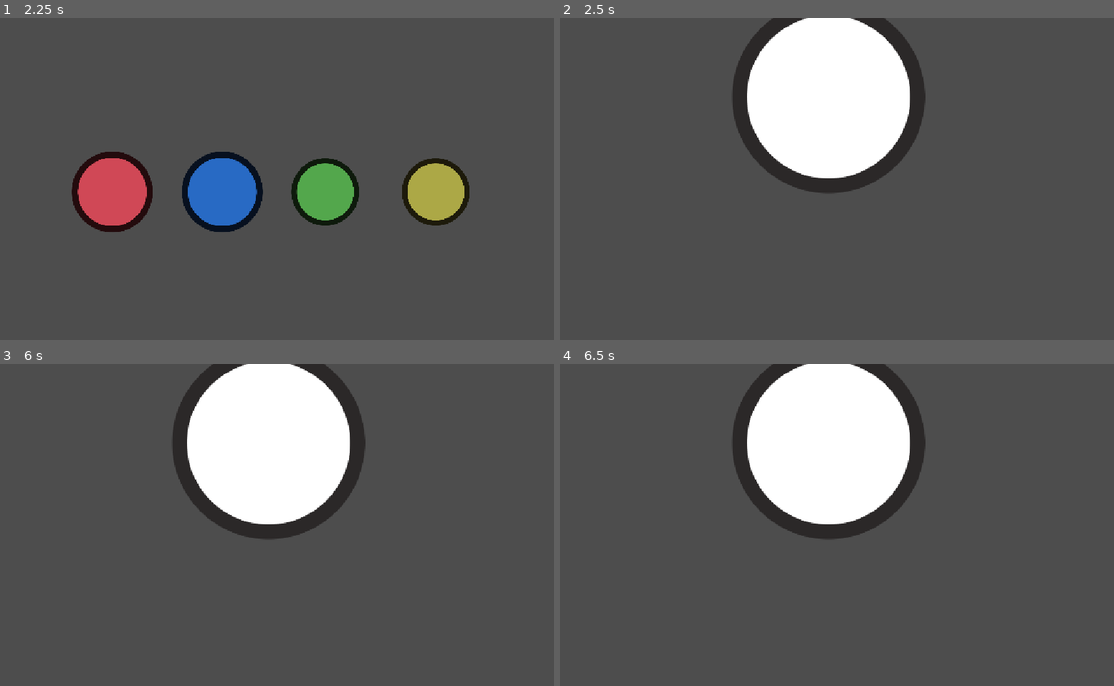
Above: before the commit, frames 1-4 (two rows, left to right).
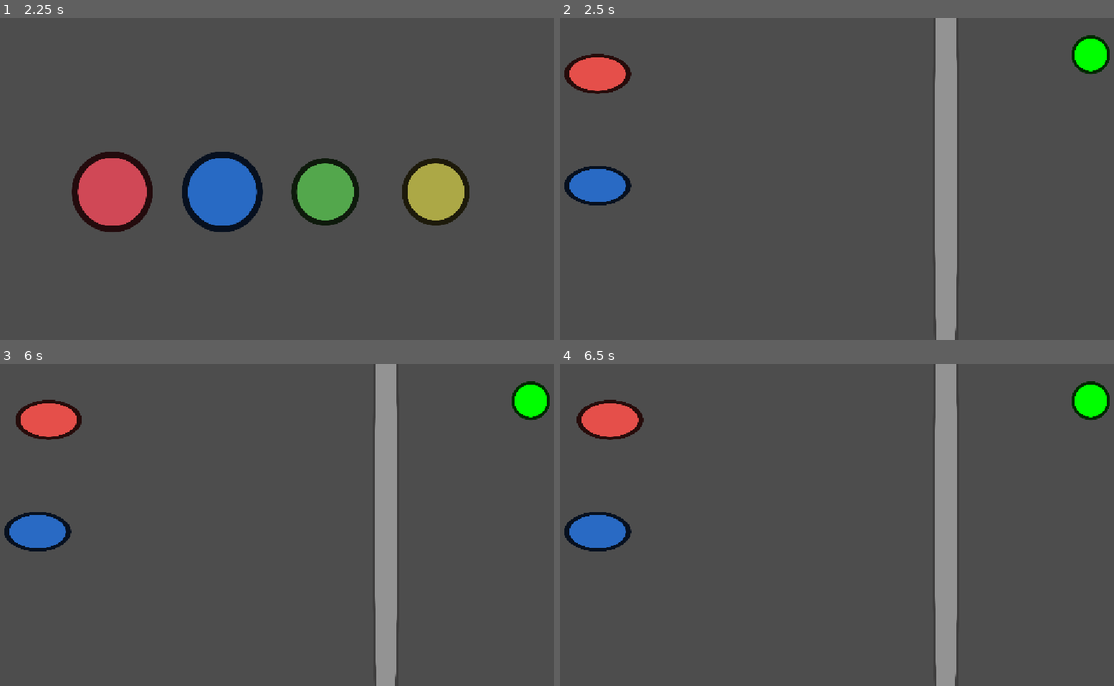
Above: after the commit, the same moments.

Repository: EduFdezSoy/MinijuegosMalagaJam
Game: Godot game, scene res://Scenes/PlayerSelection.tscn
Two runs of this game, one before a commit and one after it. Both use one fixed random seed, a clock stepped at 60 frames per second and the inputs below.
Inputs (mouse positions are in pixels of both pictures, inside the frame that each line leads up to):
- Up to frame 1 (2.25 s): tap Enter at 0.5 s; move the mouse to (398, 162) at 0.52 s; tap Space (start_button) at 0.6, 1.25, 1.55, 2 s; move the mouse to (160, 195) at 1.27 s; tap A (p1_button) at 1.35 s; move the mouse to (332, 108) at 2.02 s; tap S (p2_button) at 2.1 s
- Up to frame 2 (2.5 s): tap Space (start_button) at 2.3 s
- Up to frame 3 (6 s): tap Space (start_button) at 2.75, 3.05, 3.5, 3.8, 4.25, 4.35, 5.1 s; move the mouse to (243, 589) at 2.77 s; tap D (p3_button) at 2.85 s; move the mouse to (448, 573) at 3.52 s; tap F (p4_button) at 3.6 s; move the mouse to (99, 476) at 4.27 s; move the mouse to (304, 525) at 5.02 s; move the mouse to (188, 444) at 5.77 s; tap A (p1_button) at 5.85 s
- Up to frame 4 (6.5 s): tap Space (start_button) at 6.05 s

Frame 1 is identical in both runs. In frame 2, 22% of the frame differs, in the area x 0-100%, y 0-100%; in frame 3, 22%; in frame 4, 22%.

Commit message:
feat: minijuego base implementado en un pollito ingles feat: Cambio de minijuego al terminarlo

Diff:
--- a/Scenes/Minigames/Minijuego1.tscn
+++ b/Scenes/Minigames/Minijuego1.tscn
@@ -2,12 +2,57 @@
 
 [ext_resource type="Texture2D" uid="uid://cpdei0c4gficn" path="res://Assets/Sprites/GenericButton.png" id="1_116ni"]
 [ext_resource type="Script" uid="uid://bfslgit2kd106" path="res://Scripts/Controllers/Minigames/Minigame 1/MinigameOne.gd" id="1_u5u0k"]
+[ext_resource type="Script" uid="uid://cxd8nyje6mpp0" path="res://Scripts/Controllers/Minigames/Minigame 1/HorizontalPlayerMovement.gd" id="2_d8pki"]
+[ext_resource type="Script" uid="uid://byav5nb6ppjh" path="res://Scripts/Controllers/Minigames/Minigame 1/PollitoInglesCheck.gd" id="2_yj3q8"]
 
-[node name="Minijuego1" type="Node2D" unique_id=1996787499]
+[node name="Minijuego1" type="Node2D" unique_id=1996787499 node_paths=PackedStringArray("playersHorizontalMove", "pollitoInglesCheck")]
 script = ExtResource("1_u5u0k")
+playersHorizontalMove = NodePath("PlayersHorizontalMove")
+pollitoInglesCheck = NodePath("PollitoInglesCheck")
 
-[node name="Node2D" type="Node2D" parent="." unique_id=1122291142]
-position = Vector2(564, 159)
+[node name="PollitoInglesCheck" type="Node" parent="." unique_id=2100802978 node_paths=PackedStringArray("spriteCheck")]
+script = ExtResource("2_yj3q8")
+spriteCheck = NodePath("../Semaforo")
+winningXPosition = 940.0
 
-[node name="Sprite2D" type="Sprite2D" parent="Node2D" unique_id=2088066266]
+[node name="PlayersHorizontalMove" type="Node2D" parent="." unique_id=1122291142 node_paths=PackedStringArray("players")]
+script = ExtResource("2_d8pki")
+players = [NodePath("Jugador1"), NodePath("Jugador2"), NodePath("Jugador3"), NodePath("Jugador4")]
+playersInitialXPosition = 100
+horizontalMovementPerClick = 25.0
+movementDuration = 0.15
+
+[node name="Jugador1" type="Sprite2D" parent="PlayersHorizontalMove" unique_id=2088066266]
+modulate = Color(0.89747417, 0.31039852, 0.28828102, 1)
+position = Vector2(100.5, 149.5)
+scale = Vector2(0.34570313, 0.20507813)
 texture = ExtResource("1_116ni")
+
+[node name="Jugador2" type="Sprite2D" parent="PlayersHorizontalMove" unique_id=1423625554]
+modulate = Color(0.16078432, 0.41568628, 0.76862746, 1)
+position = Vector2(100.5, 283.23)
+scale = Vector2(0.34570313, 0.20507813)
+texture = ExtResource("1_116ni")
+
+[node name="Jugador3" type="Sprite2D" parent="PlayersHorizontalMove" unique_id=1668542855]
+modulate = Color(0.3254902, 0.654902, 0.29803923, 1)
+position = Vector2(100.5, 399.23)
+scale = Vector2(0.34570313, 0.20507813)
+texture = ExtResource("1_116ni")
+
+[node name="Jugador4" type="Sprite2D" parent="PlayersHorizontalMove" unique_id=494014490]
+modulate = Color(0.6745098, 0.65882355, 0.27450982, 1)
+position = Vector2(100.5, 515.23)
+scale = Vector2(0.34570313, 0.20507813)
+texture = ExtResource("1_116ni")
+
+[node name="Meta" type="Sprite2D" parent="." unique_id=1095134998]
+modulate = Color(1, 1, 1, 0.39607844)
+position = Vector2(940, 300)
+scale = Vector2(0.14, 3.75)
+texture = ExtResource("1_116ni")
+
+[node name="Semaforo" type="Sprite2D" parent="." unique_id=427955006]
+position = Vector2(1091, 74.000015)
+scale = Vector2(0.2, 0.2)
+texture = ExtResource("1_116ni")
--- /dev/null
+++ b/Scenes/Minigames/Minijuego1Copia.tscn
@@ -0,0 +1,58 @@
+[gd_scene format=3 uid="uid://dqwl04r112a5b"]
+
+[ext_resource type="Script" uid="uid://bfslgit2kd106" path="res://Scripts/Controllers/Minigames/Minigame 1/MinigameOne.gd" id="1_cfc6w"]
+[ext_resource type="Script" uid="uid://byav5nb6ppjh" path="res://Scripts/Controllers/Minigames/Minigame 1/PollitoInglesCheck.gd" id="2_j2xuo"]
+[ext_resource type="Script" uid="uid://cxd8nyje6mpp0" path="res://Scripts/Controllers/Minigames/Minigame 1/HorizontalPlayerMovement.gd" id="3_xbmnr"]
+[ext_resource type="Texture2D" uid="uid://cpdei0c4gficn" path="res://Assets/Sprites/GenericButton.png" id="4_vwcag"]
+
+[node name="Minijuego1" type="Node2D" unique_id=1996787499 node_paths=PackedStringArray("playersHorizontalMove", "pollitoInglesCheck")]
+script = ExtResource("1_cfc6w")
+playersHorizontalMove = NodePath("PlayersHorizontalMove")
+pollitoInglesCheck = NodePath("PollitoInglesCheck")
+
+[node name="PollitoInglesCheck" type="Node" parent="." unique_id=2100802978 node_paths=PackedStringArray("spriteCheck")]
+script = ExtResource("2_j2xuo")
+spriteCheck = NodePath("../Semaforo")
+winningXPosition = 800.0
+
+[node name="PlayersHorizontalMove" type="Node2D" parent="." unique_id=1122291142 node_paths=PackedStringArray("players")]
+script = ExtResource("3_xbmnr")
+players = [NodePath("Jugador1"), NodePath("Jugador2"), NodePath("Jugador3"), NodePath("Jugador4")]
+playersInitialXPosition = 100
+horizontalMovementPerClick = 25.0
+movementDuration = 0.15
+
+[node name="Jugador1" type="Sprite2D" parent="PlayersHorizontalMove" unique_id=2088066266]
+modulate = Color(0.89747417, 0.31039852, 0.28828102, 1)
+position = Vector2(100.5, 149.5)
+scale = Vector2(0.34570313, 0.20507813)
+texture = ExtResource("4_vwcag")
+
+[node name="Jugador2" type="Sprite2D" parent="PlayersHorizontalMove" unique_id=1423625554]
+modulate = Color(0.16078432, 0.41568628, 0.76862746, 1)
+position = Vector2(100.5, 283.23)
+scale = Vector2(0.34570313, 0.20507813)
+texture = ExtResource("4_vwcag")
+
+[node name="Jugador3" type="Sprite2D" parent="PlayersHorizontalMove" unique_id=1668542855]
+modulate = Color(0.3254902, 0.654902, 0.29803923, 1)
+position = Vector2(100.5, 399.23)
+scale = Vector2(0.34570313, 0.20507813)
+texture = ExtResource("4_vwcag")
+
+[node name="Jugador4" type="Sprite2D" parent="PlayersHorizontalMove" unique_id=494014490]
+modulate = Color(0.6745098, 0.65882355, 0.27450982, 1)
+position = Vector2(100.5, 515.23)
+scale = Vector2(0.34570313, 0.20507813)
+texture = ExtResource("4_vwcag")
+
+[node name="Meta" type="Sprite2D" parent="." unique_id=1095134998]
+modulate = Color(1, 1, 1, 0.39607844)
+position = Vector2(800, 300)
+scale = Vector2(0.14, 3.75)
+texture = ExtResource("4_vwcag")
+
+[node name="Semaforo" type="Sprite2D" parent="." unique_id=427955006]
+position = Vector2(1091, 74.000015)
+scale = Vector2(0.2, 0.2)
+texture = ExtResource("4_vwcag")
--- a/Scenes/Minigames/Minijuego2.tscn
+++ b/Scenes/Minigames/Minijuego2.tscn
@@ -1,8 +1,10 @@
 [gd_scene format=3 uid="uid://cdgfbmswqylwo"]
 
 [ext_resource type="Texture2D" uid="uid://cpdei0c4gficn" path="res://Assets/Sprites/GenericButton.png" id="1_3qinl"]
+[ext_resource type="Script" uid="uid://bfslgit2kd106" path="res://Scripts/Controllers/Minigames/Minigame 1/MinigameOne.gd" id="1_4y7mn"]
 
 [node name="Minijuego2" type="Node2D" unique_id=241074848]
+script = ExtResource("1_4y7mn")
 
 [node name="GenericButton" type="Sprite2D" parent="." unique_id=1765706520]
 position = Vector2(231, 477)
--- a/Scenes/PlayerSelection.tscn
+++ b/Scenes/PlayerSelection.tscn
@@ -5,6 +5,7 @@
 [ext_resource type="Script" uid="uid://cogkluld14x1i" path="res://Scripts/Controllers/RoundController.gd" id="4_2ny7y"]
 [ext_resource type="Script" uid="uid://c8xhspffwdh2y" path="res://Scripts/StartButton.gd" id="4_mpou1"]
 [ext_resource type="PackedScene" uid="uid://bymi3w6nfe84" path="res://Scenes/Minigames/Minijuego1.tscn" id="5_f0lok"]
+[ext_resource type="PackedScene" uid="uid://dqwl04r112a5b" path="res://Scenes/Minigames/Minijuego1Copia.tscn" id="6_y4jts"]
 
 [node name="PlayerSelection" type="Node2D" unique_id=1452936896]
 
@@ -55,7 +56,7 @@
 
 [node name="RoundController" type="Node" parent="." unique_id=1558029353]
 script = ExtResource("4_2ny7y")
-availableMinigames = Array[PackedScene]([ExtResource("5_f0lok")])
-minigamesInTheRound = 1
+availableMinigames = Array[PackedScene]([ExtResource("5_f0lok"), ExtResource("6_y4jts")])
+minigamesInTheRound = 2
 
 [node name="MinigameContainer" type="Node" parent="." unique_id=741273415]
--- /dev/null
+++ b/Scripts/Controllers/Minigames/Minigame 1/HorizontalPlayerMovement.gd
@@ -0,0 +1,91 @@
+extends Node
+class_name HorizontalPlayerMovement
+@export var players: Array[Node2D]
+var activePlayersInGame: Array[int]
+var playersPositions: Array[Vector2]
+var pendingMovementTime: Array[float] = []
+@export var playersInitialXPosition = 30
+@export var horizontalMovementPerClick: float = 10
+@export var movementDuration: float = 0.2
+
+func SetPlayersPosition(activePlayers: Array[int]) -> void:
+	activePlayersInGame = activePlayers
+	InitializePlayersPositions(activePlayers.size())
+
+
+func MovePlayer(id: int) -> void:
+	var index: int = id - 1
+
+	if index < 0 or index >= players.size():
+		return
+
+	if not activePlayersInGame.has(id):
+		return
+
+	playersPositions[index].x += horizontalMovementPerClick
+	pendingMovementTime[index] += movementDuration
+
+func _process(delta: float) -> void:
+	MovePlayersToCurrentPosition(delta)
+
+#Cada frame se mueven los jugadores a la posición que deberían estar, con una velocidad fija
+func MovePlayersToCurrentPosition(delta: float) -> void:
+	var movementSpeed: float = horizontalMovementPerClick / movementDuration
+
+	for playerNumber in players.size():
+		if pendingMovementTime[playerNumber] <= 0.0:
+			continue
+
+		var timeToMove: float = minf(
+			delta,
+			pendingMovementTime[playerNumber]
+		)
+
+		var distanceToMove: float = movementSpeed * timeToMove
+
+		players[playerNumber].position.x = move_toward(
+			players[playerNumber].position.x,
+			playersPositions[playerNumber].x,
+			distanceToMove
+		)
+
+		pendingMovementTime[playerNumber] -= timeToMove
+
+		if pendingMovementTime[playerNumber] < 0.001:
+			pendingMovementTime[playerNumber] = 0.0
+
+#Inicializamos los Node2D de los jugadores
+func InitializePlayersPositions(playersNumber:int) -> void:
+	var screenSize: Vector2 = DisplayServer.window_get_size()
+	var playerScreenSize: float = screenSize.y / playersNumber
+	var screenYPosition: float =  + (playerScreenSize / 2.0)
+	var screenXPosition: float = playersInitialXPosition
+
+	playersPositions.clear()
+	pendingMovementTime.clear()
+
+	playersPositions.resize(players.size())
+	pendingMovementTime.resize(players.size())
+	pendingMovementTime.fill(0.0)
+
+	for player in range(players.size()):
+		if activePlayersInGame.has(player + 1):
+			players[player].show()
+			players[player].position = Vector2(screenXPosition,screenYPosition)
+			screenYPosition += playerScreenSize
+
+			playersPositions[player] = players[player].position
+		else:
+			players[player].hide()
+			playersPositions[player] = Vector2.ZERO
+
+func GetPlayerCurrentPositions() -> Array[Vector2]:
+	var current_positions: Array[Vector2] = []
+
+	for player in players:
+		current_positions.append(player.position)
+
+	return current_positions
+
+func GetPlayersPendingMovementTime() -> Array[float]:
+	return pendingMovementTime
--- a/Scripts/Controllers/Minigames/Minigame 1/MinigameOne.gd
+++ b/Scripts/Controllers/Minigames/Minigame 1/MinigameOne.gd
@@ -1,20 +1,26 @@
 extends MinigameBase
 
 var playerPresses: Dictionary[int, int] = {}
-
+@export var playersHorizontalMove: HorizontalPlayerMovement
+@export var pollitoInglesCheck: PollitoInglesCheck
 
 func OnMinigameStarted() -> void:
 	for player_id in activePlayerIds:
 		playerPresses[player_id] = 0
 
+	playersHorizontalMove.SetPlayersPosition(activePlayerIds)
+	pollitoInglesCheck.StartGame(playersHorizontalMove)
+	if not pollitoInglesCheck.gameFinished.is_connected(GameEnded):
+		pollitoInglesCheck.gameFinished.connect(GameEnded)
+
+func GameEnded(winner:int)-> void:
+	ScoreManager.AddScore(winner,1)
+	StopMinigame()
+	print("Se acabo el juego")
+	await get_tree().create_timer(2).timeout
+	MinigamesController.NextMinigame()
+
 
 func OnPlayerPressed(playerId: int) -> void:
 	playerPresses[playerId] += 1
-
-	print(
-		"Jugador ", playerId,
-		" ha pulsado ", playerPresses[playerId],
-        " veces."
-	)
-func FinishMinigame(results: Dictionary) -> void:
-	pass
+	playersHorizontalMove.MovePlayer(playerId)
--- /dev/null
+++ b/Scripts/Controllers/Minigames/Minigame 1/PollitoInglesCheck.gd
@@ -0,0 +1,117 @@
+
+extends Node
+class_name PollitoInglesCheck
+
+signal playerEliminated(playerId: int)
+signal playerWon(playerId: int)
+signal gameFinished(winner: int)
+
+@export var spriteCheck: Sprite2D
+
+var playerMovement: HorizontalPlayerMovement
+@export var winningXPosition: float = 1000.0
+
+@export var minMovementTime: float = 2.0
+@export var maxMovementTime: float = 5.0
+@export var minLookingTime: float = 1.0
+@export var maxLookingTime: float = 4.0
+
+var gameRunning: bool = false
+var isLooking: bool = false
+
+var playersInGame: Array[int] = []
+var winners: Array[int] = []
+var eliminatedPlayers: Array[int] = []
+
+
+func StartGame(playerMov: HorizontalPlayerMovement) -> void:
+	playerMovement = playerMov
+
+	playersInGame = playerMovement.activePlayersInGame.duplicate()
+	winners.clear()
+	eliminatedPlayers.clear()
+
+	if playersInGame.is_empty():
+		push_warning("No hay jugadores en la partida.")
+		return
+
+	gameRunning = true
+	isLooking = false
+
+	_RunGameLoop()
+
+
+func _RunGameLoop() -> void:
+	while gameRunning:
+		# Fase 1: los jugadores pueden moverse.
+		isLooking = false
+		spriteCheck.modulate = Color.GREEN
+		await get_tree().create_timer(
+			randf_range(minMovementTime, maxMovementTime)
+		).timeout
+
+		if not gameRunning:
+			return
+
+		# Fase 2: el pollito está mirando.
+		isLooking = true
+		spriteCheck.modulate = Color.RED
+		await get_tree().create_timer(
+			randf_range(minLookingTime, maxLookingTime)
+		).timeout
+
+		if not gameRunning:
+			return
+
+
+func _process(_delta: float) -> void:
+	if not gameRunning:
+		return
+
+	var positions := playerMovement.GetPlayerCurrentPositions()
+	var pendingTimes := playerMovement.GetPlayersPendingMovementTime()
+
+	for playerId in playersInGame.duplicate():
+		if winners.has(playerId) or eliminatedPlayers.has(playerId):
+			continue
+
+		var index: int = playerId - 1
+
+		if index < 0 or index >= positions.size():
+			continue
+
+		# Comprobar si el jugador ha llegado a la meta.
+		if positions[index].x >= winningXPosition:
+			_FinishPlayer(playerId, true)
+			continue
+
+		# Si el pollito está mirando, si alguien se mueve, se elimina
+		if isLooking and pendingTimes[index] > 0.0:
+			_FinishPlayer(playerId, false)
+
+	# La partida termina cuando gana alguien o todos son eliminados
+	if (winners.size() >= 1) or eliminatedPlayers.size() >= playersInGame.size():
+		gameRunning = false
+		isLooking = false
+		if(winners.size()>=1):
+			gameFinished.emit(winners[0])
+		else:
+			gameFinished.emit(0)
+
+
+func _FinishPlayer(playerId: int, won: bool) -> void:
+	var index: int = playerId - 1
+
+	if won:
+		winners.append(playerId)
+		playerWon.emit(playerId)
+	else:
+		eliminatedPlayers.append(playerId)
+		playerEliminated.emit(playerId)
+
+	# Detener el movimiento pendiente del jugador.
+	playerMovement.pendingMovementTime[index] = 0.0
+	playerMovement.playersPositions[index] = playerMovement.players[index].position
+
+	# Quitamos al jugador de la partida para que no pueda seguir moviendose
+	playerMovement.activePlayersInGame.erase(playerId)
--- a/Scripts/Controllers/Minigames/MinigameBase.gd
+++ b/Scripts/Controllers/Minigames/MinigameBase.gd
@@ -15,12 +15,8 @@
 func Initialize(players: Array[int]) -> void:
 	activePlayerIds = players.duplicate()
 
-	if not InputController.playerButtonPressed.is_connected(
-		OnInputPlayerPressed
-	):
-		InputController.playerButtonPressed.connect(
-			OnInputPlayerPressed
-		)
+	if not InputController.playerButtonPressed.is_connected(OnInputPlayerPressed):
+		InputController.playerButtonPressed.connect(OnInputPlayerPressed)
 
 	minigameEnabled = true
 	OnMinigameStarted()
@@ -47,14 +43,8 @@
 	pass
 
 
-# Termina el minijuego y emite la signal
-func FinishMinigame(results: Dictionary) -> void:
-	if not minigameEnabled:
-		return
-
-	minigameEnabled = false
-	minigameFinished.emit(results)
-
 
 func StopMinigame() -> void:
 	minigameEnabled = false
+	if InputController.playerButtonPressed.is_connected(OnInputPlayerPressed):
+		InputController.playerButtonPressed.disconnect(OnInputPlayerPressed)
--- /dev/null
+++ b/Scripts/Controllers/MinigamesController.gd
@@ -0,0 +1,14 @@
+extends Node
+
+var currentMinigame: int
+var roundController: RoundController
+
+func StartMinigameController(roundC: RoundController) -> void:
+	roundController = roundC
+
+func NextMinigame() -> void:
+	roundController.NextMinigame()
+	if(roundController.IsRoundFinish()):
+		print("Se acabó la ronda")
+	else:
+		SceneManager.LoadCurrentMinigame()
--- a/Scripts/Controllers/RoundController.gd
+++ b/Scripts/Controllers/RoundController.gd
@@ -11,6 +11,10 @@
 var scenesInRound: Array[PackedScene] = []
 
 var currentMinigame: int = 0
+
+func _ready() -> void:
+	SceneManager.InitializeSceneManager(self)
+	MinigamesController.StartMinigameController(self)
 
 func CreateRound() -> void:
 	scenesInRound.clear()
@@ -35,7 +39,11 @@
 	for i in range(scenesInRound.size()):
 		print("Minijuego ", i + 1, ": ", scenesInRound[i].resource_path)
 
+func NextMinigame() -> void:
+	currentMinigame += 1
 
+func IsRoundFinish() -> bool:
+	return currentMinigame >= scenesInRound.size()
 
 func GetCurrentMinigame() -> PackedScene:
 	return scenesInRound[currentMinigame]
--- a/Scripts/Controllers/SceneManager.gd
+++ b/Scripts/Controllers/SceneManager.gd
@@ -1,9 +1,13 @@
 extends Node
 
 var currentMinigame: MinigameBase = null
+var roundController: RoundController
 
 #Usar esta función justo despues de hacer la transición de salida de un minijuego
-func LoadCurrentMinigame(roundController: RoundController) -> void:
+func InitializeSceneManager(roundC: RoundController) -> void:
+	roundController = roundC
+
+func LoadCurrentMinigame() -> void:
 	LoadMinigame(roundController.GetCurrentMinigame())
 
 
--- a/Scripts/Controllers/ScoreManager.gd
+++ b/Scripts/Controllers/ScoreManager.gd
@@ -16,6 +16,9 @@
 
 # Suma puntos a un jugador.
 func AddScore(playerId: int, points: int) -> void:
+	if(playerId == 0):
+		print("No ganó nadie")
+
 	if not playerScores.has(playerId):
 		push_warning("El jugador %d no está registrado." % playerId)
 		return
--- a/Scripts/StartButton.gd
+++ b/Scripts/StartButton.gd
@@ -1,10 +1,5 @@
 extends Node
 @onready var roundController = get_node("../RoundController")
-
-# Called when the node enters the scene tree for the first time.
-func _ready() -> void:
-	pass # Replace with function body.
-
 
 # Called every frame. 'delta' is the elapsed time since the previous frame.
 func _process(_delta: float) -> void:
@@ -12,7 +7,10 @@
 		roundController.CreateRound()
 		ScoreManager.InitializeScores(PlayersController.GetCurrentPlayersIds())
 		#Añadir espera para la transición
+
 		InputController.GameInitialized = true
-		SceneManager.LoadCurrentMinigame(roundController)
+		SceneManager.LoadCurrentMinigame()
 		PlayersController.SetPlayerButtonsState(false)
+
+
 		print("Empieza el juego")
--- a/project.godot
+++ b/project.godot
@@ -25,6 +25,7 @@
 ScoreManager="*uid://cucqf4fe5tdj3"
 InputController="*uid://tl65glayk1rn"
 PlayersController="*uid://dq3x1iskvffgi"
+MinigamesController="*uid://dp5jlxjjmk7e7"
 
 [display]
 
Not shown, added: Scripts/Controllers/Minigames/Minigame 1/HorizontalPlayerMovement.gd.uid
Not shown, added: Scripts/Controllers/Minigames/Minigame 1/PollitoInglesCheck.gd.uid
Not shown, added: Scripts/Controllers/MinigamesController.gd.uid
